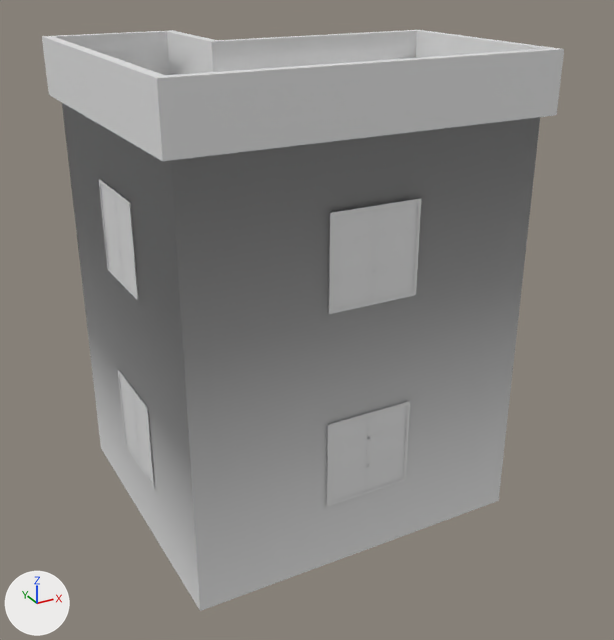
One commit to the FBX model assets/model_scene/Model/House/Build03.fbx: the scene before it, then after it.
Before and after are seen from a camera (50 mm lens) standing at (-3.35, -7.72, 5.95) and looking at (0.84, -0.09, 2.14). The lights are fixed; the arrows at lower left show +X, +Y and +Z. Where no turn or scale is listed for an object, it has been applied to the vertices. Vertices at the same position are counted once.

Objects in the first picture: 'Building03'.
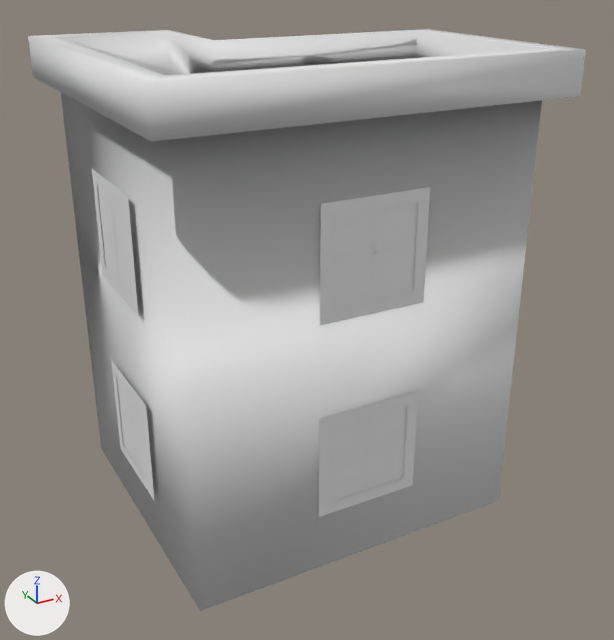
The change, as a diff of the scene's bpy script:
```diff
--- a/assets/model_scene/Model/House/Build03.fbx.py
+++ b/assets/model_scene/Model/House/Build03.fbx.py
@@ me_building03 @@
 # used by ob_building03; location = (0.0, 0.0, 0.0)
-me_building03.from_pydata(...)  # 194 vertices, 102 faces; spans x -1.24..2.73, y -1.62..1.95, z 0.0..5.08
+me_building03.from_pydata(...)  # 150 vertices, 78 faces; spans x -1.36..2.87, y -1.76..2.06, z 0.0..5.08
+# me_building03 part 1: the loose piece of 4 vertices spanning x -1.14, y -0.39..0.57, z 0.75..1.71 is moved by (-0.03, 0.0, 0.0)
+# me_building03 part 2: the loose piece of 4 vertices spanning x -1.14, y -0.39..0.57, z 2.88..3.83 is moved by (-0.03, 0.0, 0.0)
+# me_building03 part 3: the loose piece of 8 vertices spanning x -1.15, y -0.39..0.57, z 2.88..3.83 is rebuilt with 8 vertices and now spans x -1.19, y -0.49..0.67, z 2.78..3.93
+# me_building03 part 4: the loose piece of 8 vertices spanning x 0.27..1.24, y -1.55, z 2.88..3.83 is rebuilt with 8 vertices and now spans x 0.18..1.34, y -1.54, z 2.78..3.93
+# me_building03 part 5: the loose piece of 8 vertices spanning x -1.15, y -0.39..0.57, z 0.75..1.71 is rebuilt with 8 vertices and now spans x -1.19, y -0.49..0.67, z 0.66..1.8
+# me_building03 part 6: the loose piece of 8 vertices spanning x 0.27..1.24, y -1.55, z 0.75..1.71 is rebuilt with 8 vertices and now spans x 0.18..1.34, y -1.54, z 0.66..1.8
+# me_building03 part 7: 46 vertices removed from x -1.24..2.73, y -1.62..1.95, z 0.11..5.08; 18 vertices added at x -1.36..2.87, y -1.76..2.06, z 4.66..5.08
```

Boxes [x1, y1, x2, y2] around the edits, measured in the pictures (614 x 640 px; the box of a moved part takes in the faces that stretch with it):
'Building03', reshaped (7% wider)
    before: [42, 30, 564, 611]
    after: [28, 29, 586, 611]
part 1 of me_building03, moved or reshaped
    before: [119, 371, 155, 487]
    after: [116, 375, 149, 483]
part 2 of me_building03, moved or reshaped
    before: [100, 180, 139, 300]
    after: [97, 184, 133, 297]
part 3 of me_building03, rebuilt (18% wider, 19% taller)
    before: [99, 180, 138, 301]
    after: [92, 169, 138, 313]
part 4 of me_building03, rebuilt (19% wider, 21% taller)
    before: [329, 199, 421, 314]
    after: [320, 187, 430, 326]
part 5 of me_building03, rebuilt (19% wider, 19% taller)
    before: [118, 371, 154, 488]
    after: [111, 360, 154, 500]
part 6 of me_building03, rebuilt (19% wider, 20% taller)
    before: [327, 402, 410, 507]
    after: [319, 391, 418, 517]
part 7 of me_building03, cut back
    before: [42, 30, 564, 611]
    after: [28, 29, 586, 611]
